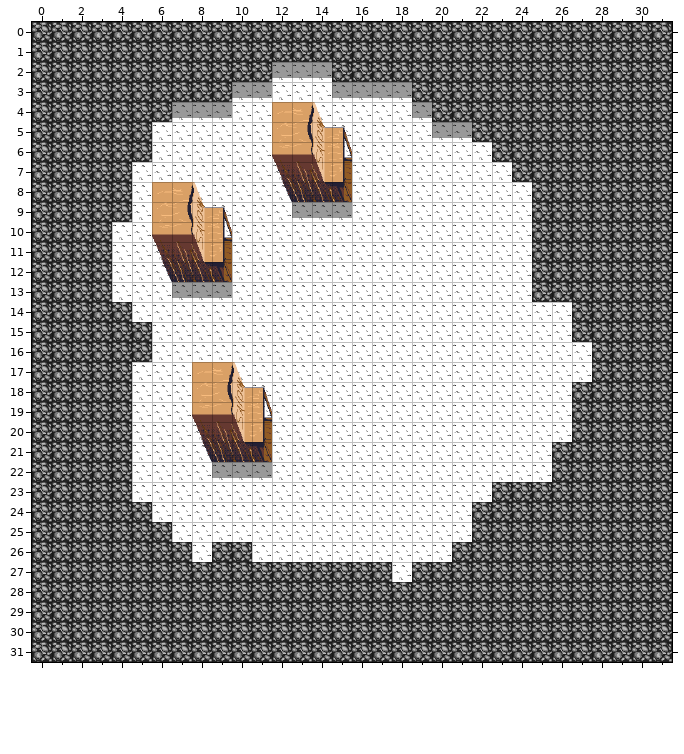
An edit to a level. Tiled map, assets/maps/techdemomap.tmx. Above: the version before the commit.
Cells are 32x32 px. Shown: x 0..31, y 0..31.
New version:
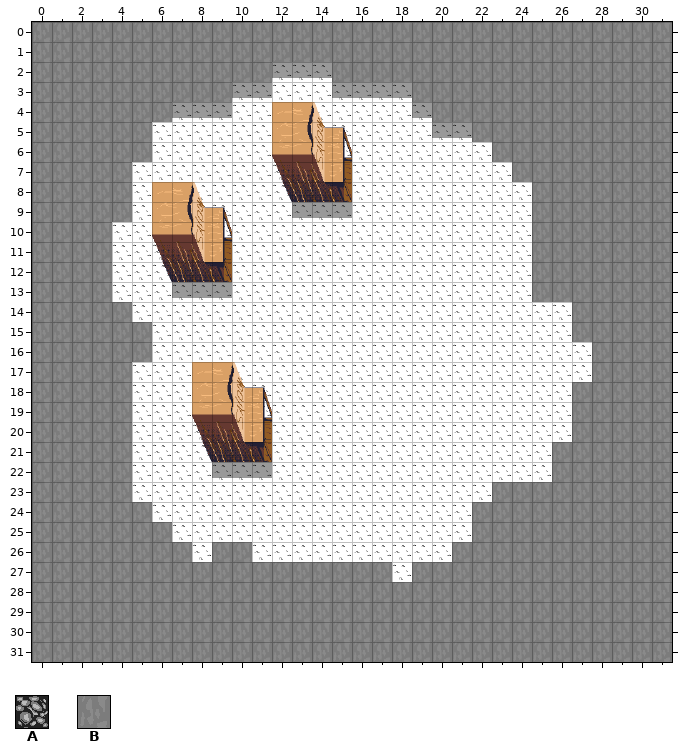
Key: from "BWrocks": A 0; from "ld-rocks": B 0.
_ is an empty cell, . an unchanged one.
Changes in this commit:
--- layer "bump"
@@ x 0..31 @@
- 0 AAAAAAAAAAAAAAAAAAAAAAAAAAAAAAAA
- 1 AAAAAAAAAAAAAAAAAAAAAAAAAAAAAAAA
- 2 AAAAAAAAAAAA...AAAAAAAAAAAAAAAAA
- 3 AAAAAAAAAA.........AAAAAAAAAAAAA
- 4 AAAAAAA.............AAAAAAAAAAAA
- 5 AAAAAA................AAAAAAAAAA
- 6 AAAAAA.................AAAAAAAAA
- 7 AAAAA...................AAAAAAAA
- 8 AAAAA....................AAAAAAA
- 9 AAAAA....................AAAAAAA
-10 AAAA.....................AAAAAAA
-11 AAAA.....................AAAAAAA
-12 AAAA.....................AAAAAAA
-13 AAAA.....................AAAAAAA
-14 AAAAA......................AAAAA
-15 AAAAAA.....................AAAAA
-16 AAAAAA......................AAAA
-17 AAAAA.......................AAAA
-18 AAAAA......................AAAAA
-19 AAAAA......................AAAAA
-20 AAAAA......................AAAAA
-21 AAAAA.....................AAAAAA
-22 AAAAA.....................AAAAAA
-23 AAAAA..................AAAAAAAAA
-24 AAAAAA................AAAAAAAAAA
-25 AAAAAAA...............AAAAAAAAAA
-26 AAAAAAAA.AA..........AAAAAAAAAAA
-27 AAAAAAAAAAAAAAAAAA.AAAAAAAAAAAAA
-28 AAAAAAAAAAAAAAAAAAAAAAAAAAAAAAAA
-29 AAAAAAAAAAAAAAAAAAAAAAAAAAAAAAAA
-30 AAAAAAAAAAAAAAAAAAAAAAAAAAAAAAAA
-31 AAAAAAAAAAAAAAAAAAAAAAAAAAAAAAAA
+ 0 BBBBBBBBBBBBBBBBBBBBBBBBBBBBBBBB
+ 1 BBBBBBBBBBBBBBBBBBBBBBBBBBBBBBBB
+ 2 BBBBBBBBBBBB...BBBBBBBBBBBBBBBBB
+ 3 BBBBBBBBBB.........BBBBBBBBBBBBB
+ 4 BBBBBBB.............BBBBBBBBBBBB
+ 5 BBBBBB................BBBBBBBBBB
+ 6 BBBBBB.................BBBBBBBBB
+ 7 BBBBB...................BBBBBBBB
+ 8 BBBBB....................BBBBBBB
+ 9 BBBBB....................BBBBBBB
+10 BBBB.....................BBBBBBB
+11 BBBB.....................BBBBBBB
+12 BBBB.....................BBBBBBB
+13 BBBB.....................BBBBBBB
+14 BBBBB......................BBBBB
+15 BBBBBB.....................BBBBB
+16 BBBBBB......................BBBB
+17 BBBBB.......................BBBB
+18 BBBBB......................BBBBB
+19 BBBBB......................BBBBB
+20 BBBBB......................BBBBB
+21 BBBBB.....................BBBBBB
+22 BBBBB.....................BBBBBB
+23 BBBBB..................BBBBBBBBB
+24 BBBBBB................BBBBBBBBBB
+25 BBBBBBB...............BBBBBBBBBB
+26 BBBBBBBB.BB..........BBBBBBBBBBB
+27 BBBBBBBBBBBBBBBBBB.BBBBBBBBBBBBB
+28 BBBBBBBBBBBBBBBBBBBBBBBBBBBBBBBB
+29 BBBBBBBBBBBBBBBBBBBBBBBBBBBBBBBB
+30 BBBBBBBBBBBBBBBBBBBBBBBBBBBBBBBB
+31 BBBBBBBBBBBBBBBBBBBBBBBBBBBBBBBB
Pixel boxes of the changes (left, top, right, bottom) in both pictures:
changed: (32, 22, 672, 662)
